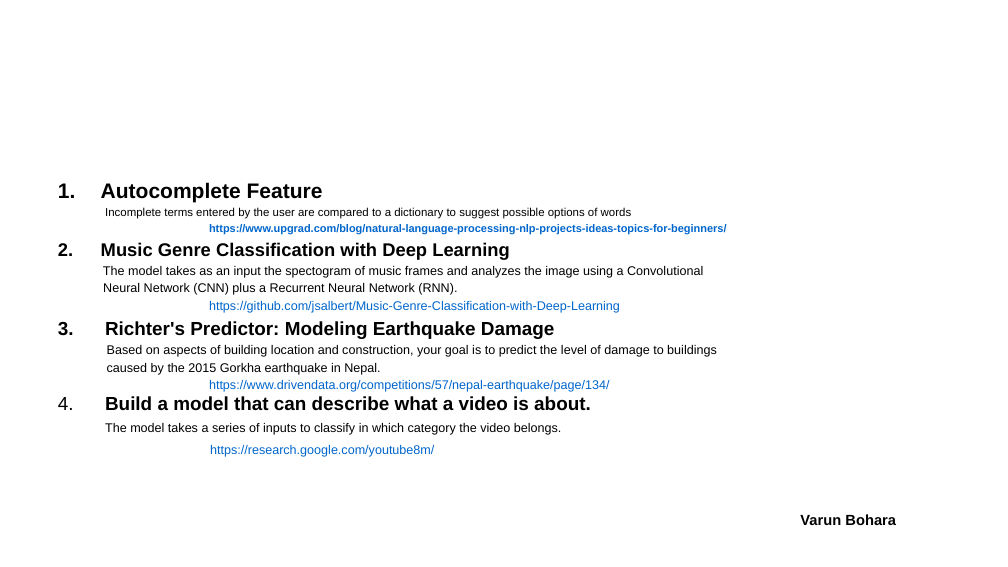
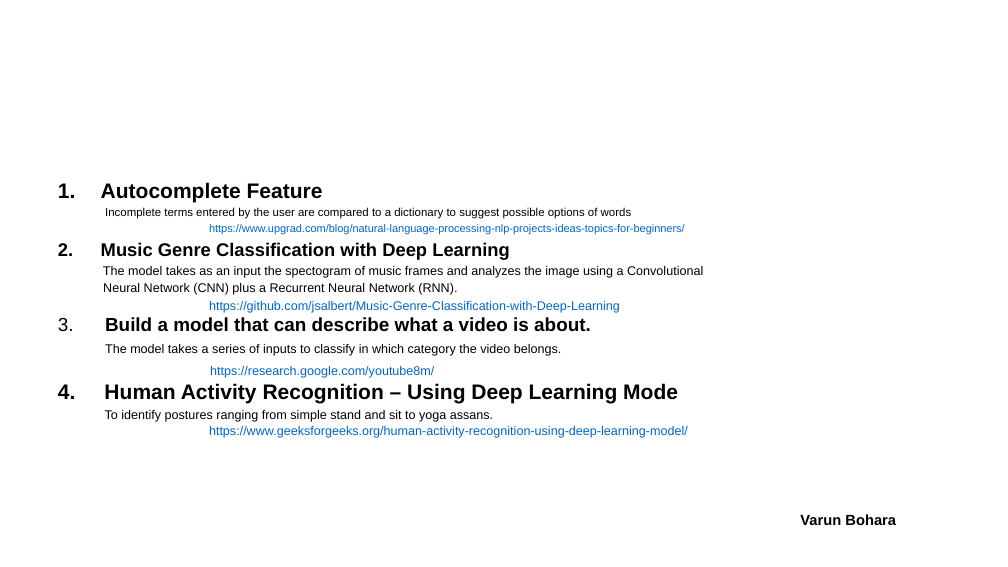
Before and after one commit to VarunBohara/Mini-Project-Documents, a slide deck: slide 2 of IDEAS FOR PROBLEM STATEMENT.2.pptx. Drawn at 1008x567 pixels with LibreOffice and Linux fonts; fonts in the diff are those of the drawing; background and template pictures are left out. Boxes give left, top, right and bottom in pixels: in the first picture for what was removed or moved away, otherwise in the second. Text is boxed around its words. In the diff, an @@ line names an element or a change of style, - is before the commit and + after.

```diff
--- a/IDEAS FOR PROBLEM STATEMENT.2.pptx
+++ b/IDEAS FOR PROBLEM STATEMENT.2.pptx
@@ text at [209, 224, 685, 234]: bold off in "https://www.upgrad.com/blog/natural-language-processing-nlp- ..." @@
@@ text at [58, 317, 591, 332]: text changed; size 12 to 18 pt; bold on @@
-3. Richter's Predictor: Modeling Earthquake Damage
-Based on aspects of building location and construction, your goal is to predict the level of damage to buildings
-caused by the 2015 Gorkha earthquake in Nepal.
-https://www.drivendata.org/competitions/57/nepal-earthquake/page/134/
-4. Build a model that can describe what a video is about.
+3. Build a model that can describe what a video is about.
@@ text at [58, 383, 688, 438]: paragraphs added @@
+4. Human Activity Recognition – Using Deep Learning Mode
+To identify postures ranging from simple stand and sit to yoga assans.
+https://www.geeksforgeeks.org/human-activity-recognition-using-deep-learning-model/
```
